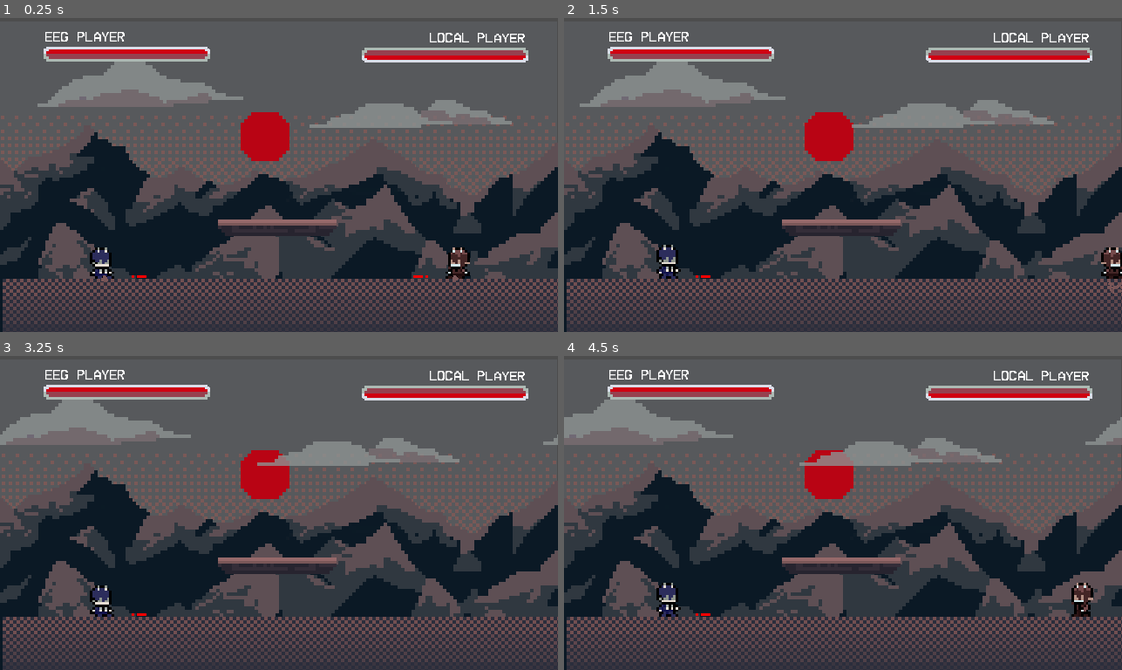
Above: before the commit, frames 1-4 (two rows, left to right).
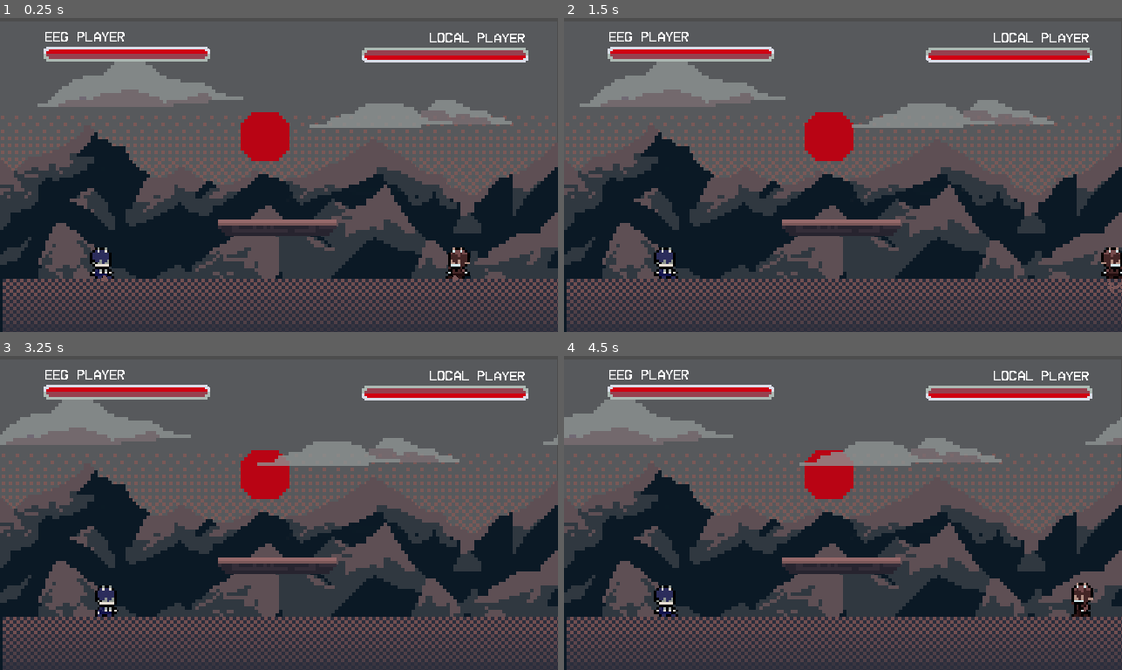
Above: after the commit, the same moments.

Repository: lucasmcclean/project-foxtrot-black-trigger-watchtower-omega
Game: Godot game, scene res://main.tscn
Two runs of this game, one before a commit and one after it. Both use one fixed random seed, a clock stepped at 60 frames per second and the inputs below.
Inputs:
- Up to frame 1 (0.25 s): no input
- Up to frame 2 (1.5 s): hold D (move_right) 0.53-1.28 s; tap Space (flash_step) at 0.6 s; tap W (jump) at 0.77 s; tap Q (punch) at 0.8, 1.35 s; hold Insert (move_down) from 1.28 s (still down)
- Up to frame 3 (3.25 s): tap W (jump) at 1.52, 3.02 s; tap Space (flash_step) at 1.55, 2.85 s; release Insert (move_down) at 2.03 s; hold D (move_right) 2.03-2.78 s; tap S (crouch) at 2.1 s; tap Q (punch) at 2.3 s; hold Page Up (move_up) from 2.78 s (still down)
- Up to frame 4 (4.5 s): release Page Up (move_up) at 3.53 s; hold A (move_left) from 3.53 s (still down); tap E (kick) at 3.6 s; tap W (jump) at 3.77 s; tap Q (punch) at 3.8, 4.35 s

The runs differ from the first frame. In frame 1, less than 0.1% of the frame differs, in the area x 23-77%, y 81-83%; in frame 2, 0.3%; in frame 3, 0.3%, in the area x 16-27%, y 73-83%; in frame 4, 0.3%.

Commit message:
punch on spawn

Diff:
--- a/project-foxtrot-black-trigger-watchtower-omega/player/player.gd
+++ b/project-foxtrot-black-trigger-watchtower-omega/player/player.gd
@@ -61,6 +61,7 @@
 		kick_hitbox.scale.x *= -1
 		eeg_scanner_hitbox.scale.x *= -1
 	state_machine.initialize()
+	punch()
 
 
 func _physics_process(delta: float) -> void:
@@ -170,6 +171,7 @@
 
 
 func handle_flash_step() -> void:
+	print("flashing")
 	dash_sound.play()
 	h_speed = 3000.0
 	can_flash = false
